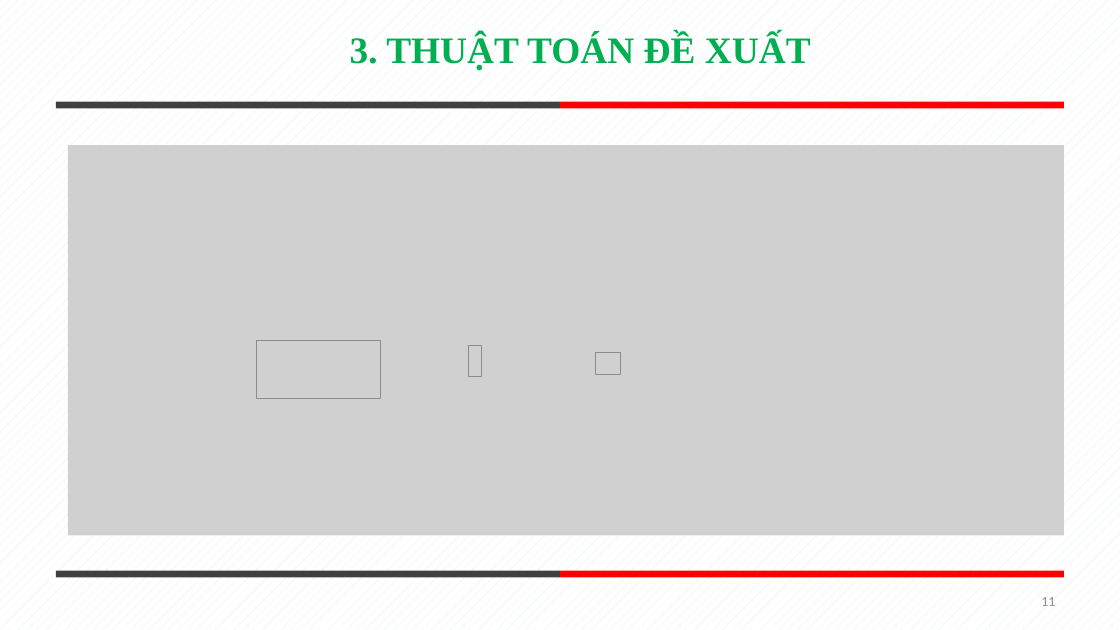
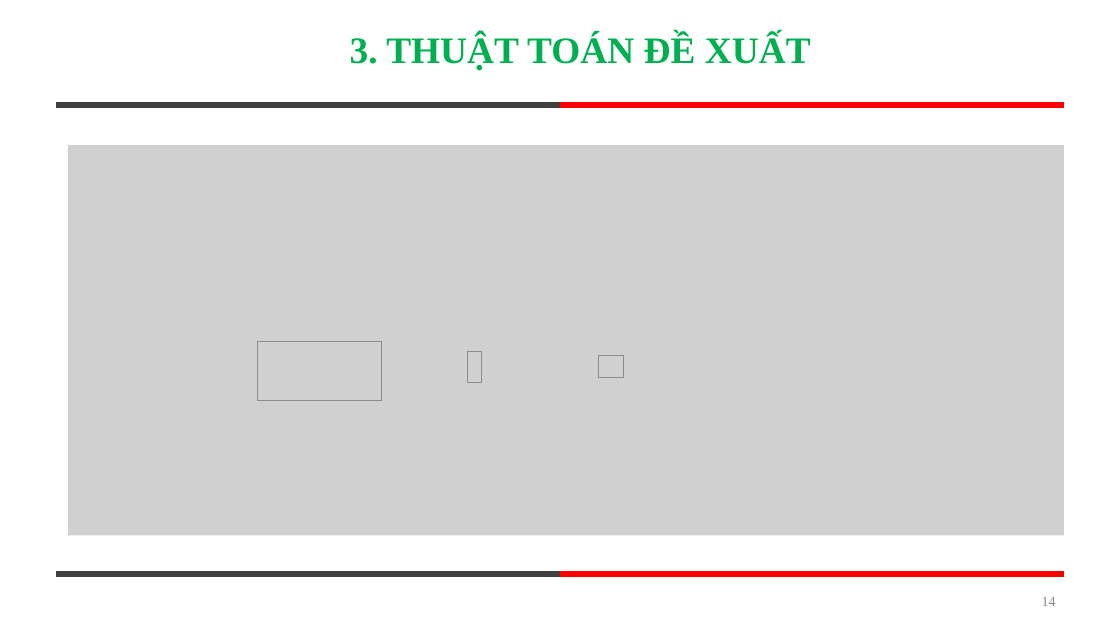
Before and after one commit to tuanxx31/DACTDLGT, a slide deck: slide 14 of baocao.pptx (slide 11 before the commit). Drawn at 1120x630 pixels with LibreOffice and Linux fonts; fonts in the diff are those of the drawing; grey boxes stand for pictures. Boxes give left, top, right and bottom in pixels: in the first picture for what was removed or moved away, otherwise in the second. Text is boxed around its words. In the diff, an @@ line names an element or a change of style, - is before the commit and + after.

```diff
--- a/baocao.pptx
+++ b/baocao.pptx
@@ background pattern #E0EBF6 on #FFFFFF to #FFFFFF @@
@@ picture: place and size @@
-picture at [468, 345, 481, 377]
+picture at [468, 351, 481, 383]
@@ page number at [1042, 597, 1056, 606]: text changed; font Calibri to Times New Roman; text colour #8C8C8C to #888888 @@
-11
+14
```
Also in this commit, not shown: 17 other slides changed, 4 slides added, 1 slide removed.
